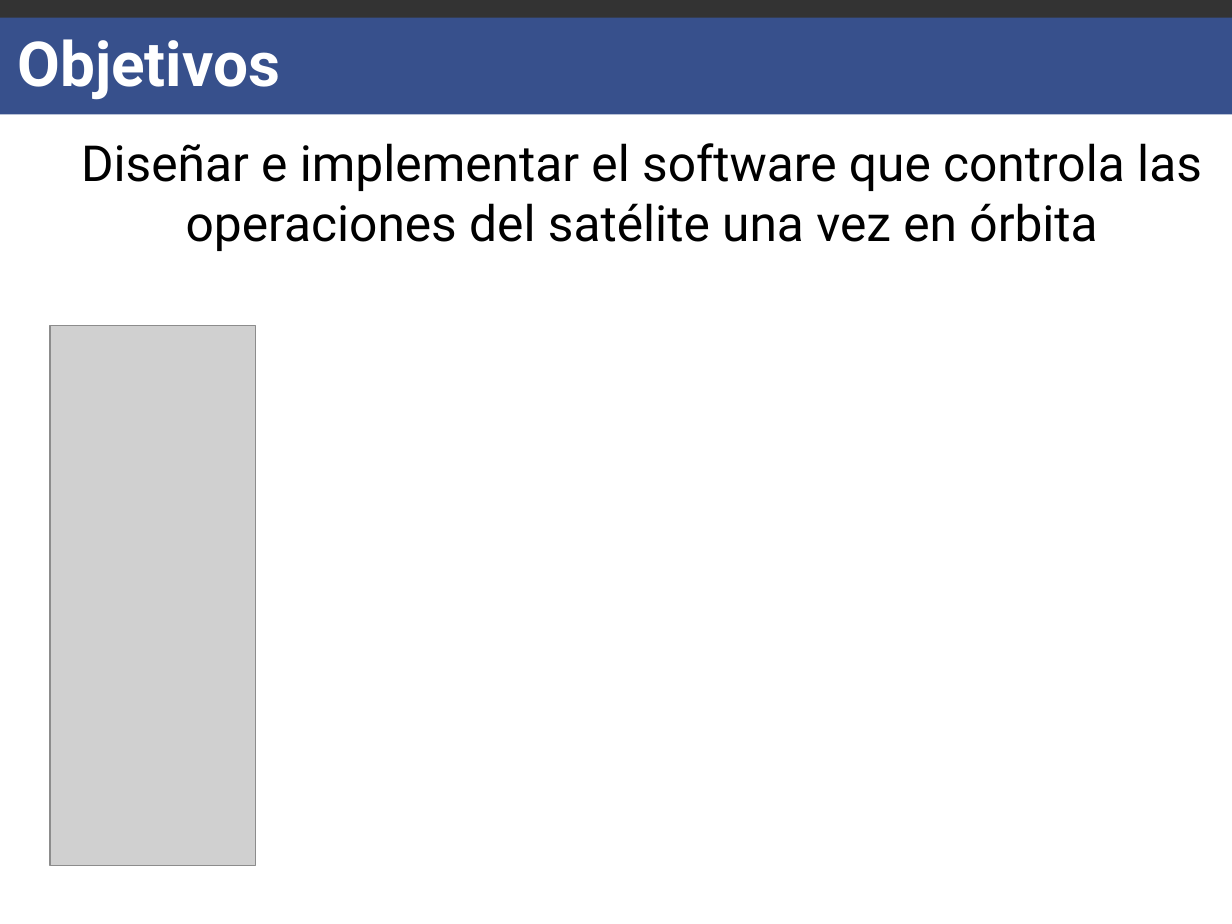
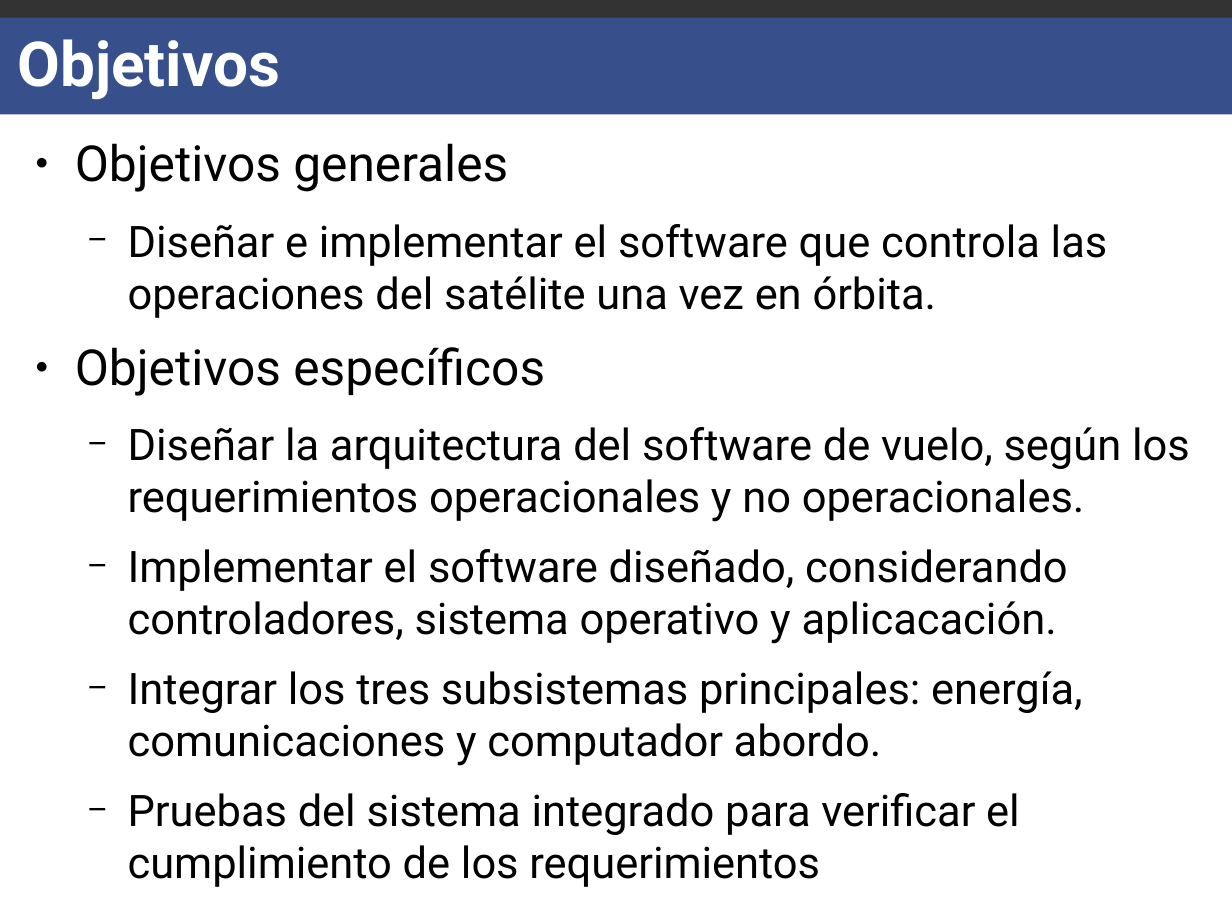
Before and after one commit to carlgonz/Trabajo-de-titulo, a slide deck: slide 5 of Presentacion/Moria-Presentacion.odp. Drawn at 1232x924 pixels with LibreOffice and Linux fonts; fonts in the diff are those of the drawing; grey boxes stand for pictures. Boxes give left, top, right and bottom in pixels: in the first picture for what was removed or moved away, otherwise in the second. Text is boxed around its words. In the diff, an @@ line names an element or a change of style, - is before the commit and + after.

```diff
--- a/Presentacion/Moria-Presentacion.odp
+++ b/Presentacion/Moria-Presentacion.odp
@@ text added at <box>75,143,1190,887</box>, 28 pt, text #000000 @@
+● Objetivos generales
+  − Diseñar e implementar el software que controla las operaciones del satélite una vez en órbita.
+● Objetivos específicos
+  − Diseñar la arquitectura del software de vuelo, según los requerimientos operacionales y no operacionales.
+  − Implementar el software diseñado, considerando controladores, sistema operativo y aplicacación.
+  − Integrar los tres subsistemas principales: energía, comunicaciones y computador abordo.
+  − Pruebas del sistema integrado para verificar el cumplimiento de los requerimientos
@@ text removed at <box>81,143,1202,251</box> @@
-Diseñar e implementar el software que controla las operaciones del satélite una vez en órbita
@@ picture removed at <box>50,326,255,866</box> @@
```
Also in this commit, not shown: 1 other slide changed, 9 slides added, 1 slide removed, 3 other files.
